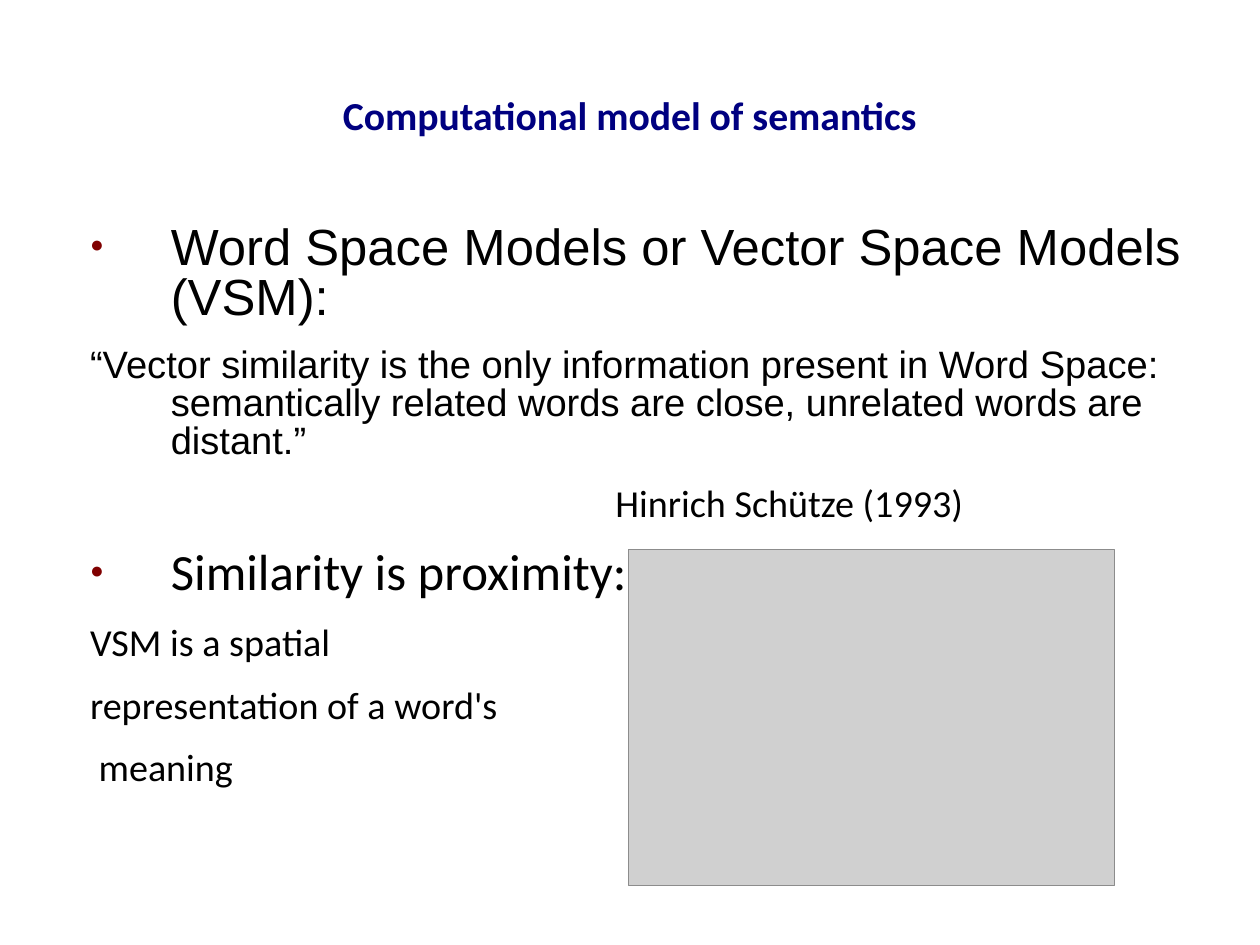
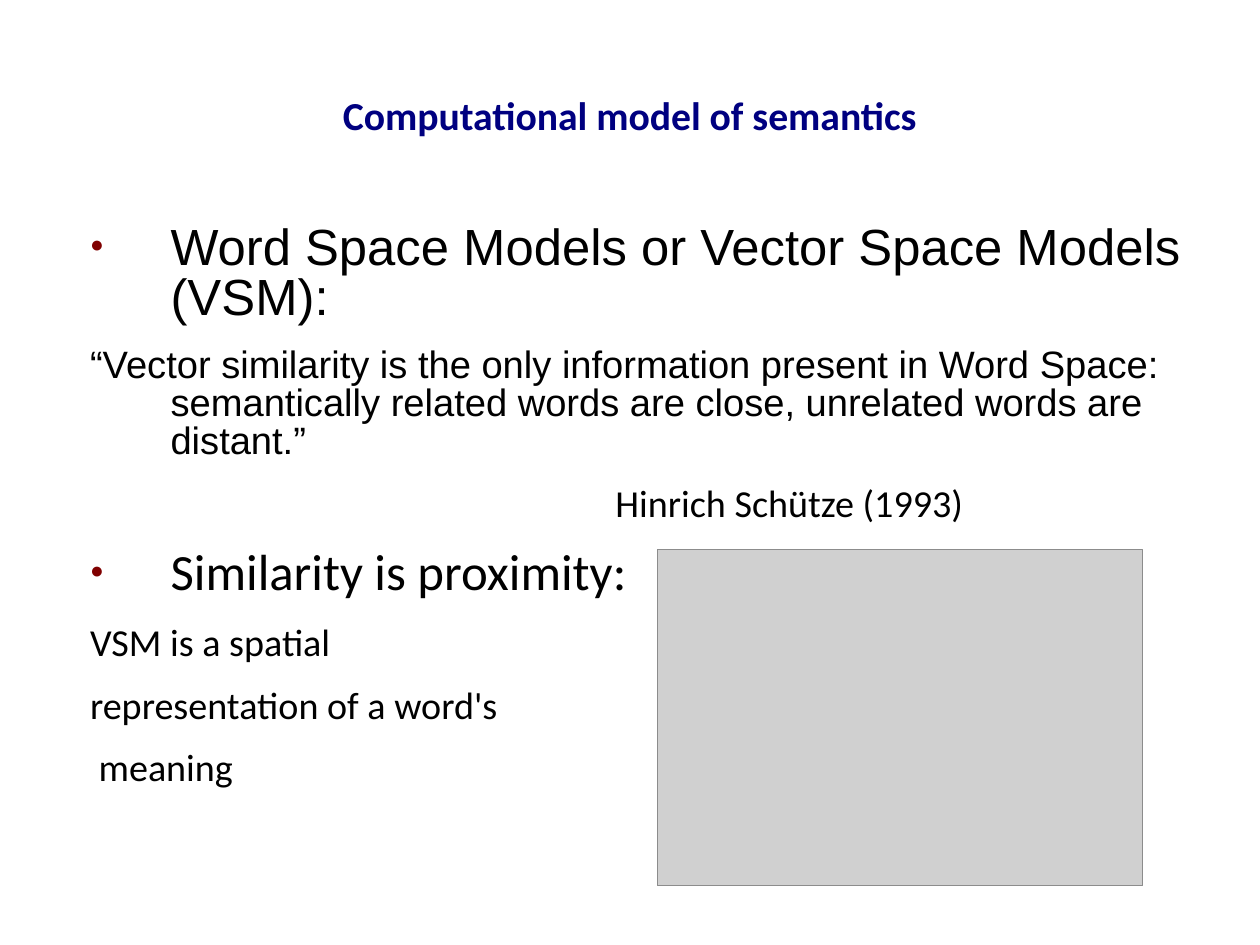
Before and after one commit to prodanovic/WSD-PDT, a slide deck: slide 7 of docs/thesis presentation.ppt (slide 6 before the commit). Drawn at 1260x945 pixels with LibreOffice and Linux fonts; fonts in the diff are those of the drawing; grey boxes stand for pictures; background and template pictures are left out. Boxes give left, top, right and bottom in pixels: in the first picture for what was removed or moved away, otherwise in the second. Text is boxed around its words. In the diff, an @@ line names an element or a change of style, - is before the commit and + after.

```diff
--- a/docs/thesis presentation.ppt
+++ b/docs/thesis presentation.ppt
@@ text "Word Space Models or Vector ..." at bbox=[90, 228, 1180, 788]: indent changed @@
@@ picture: place and size @@
-picture at bbox=[629, 550, 1115, 886]
+picture at bbox=[657, 550, 1143, 886]
```
Also in this commit, not shown: 26 other slides changed, 1 slide added, 4 other files.
